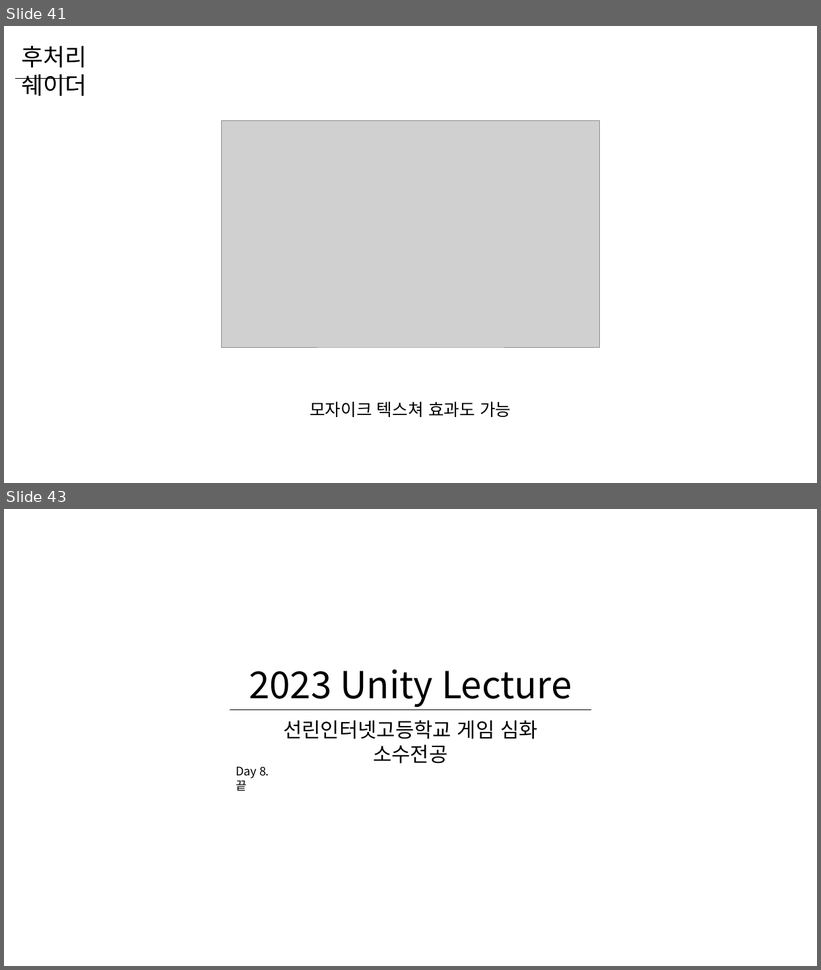
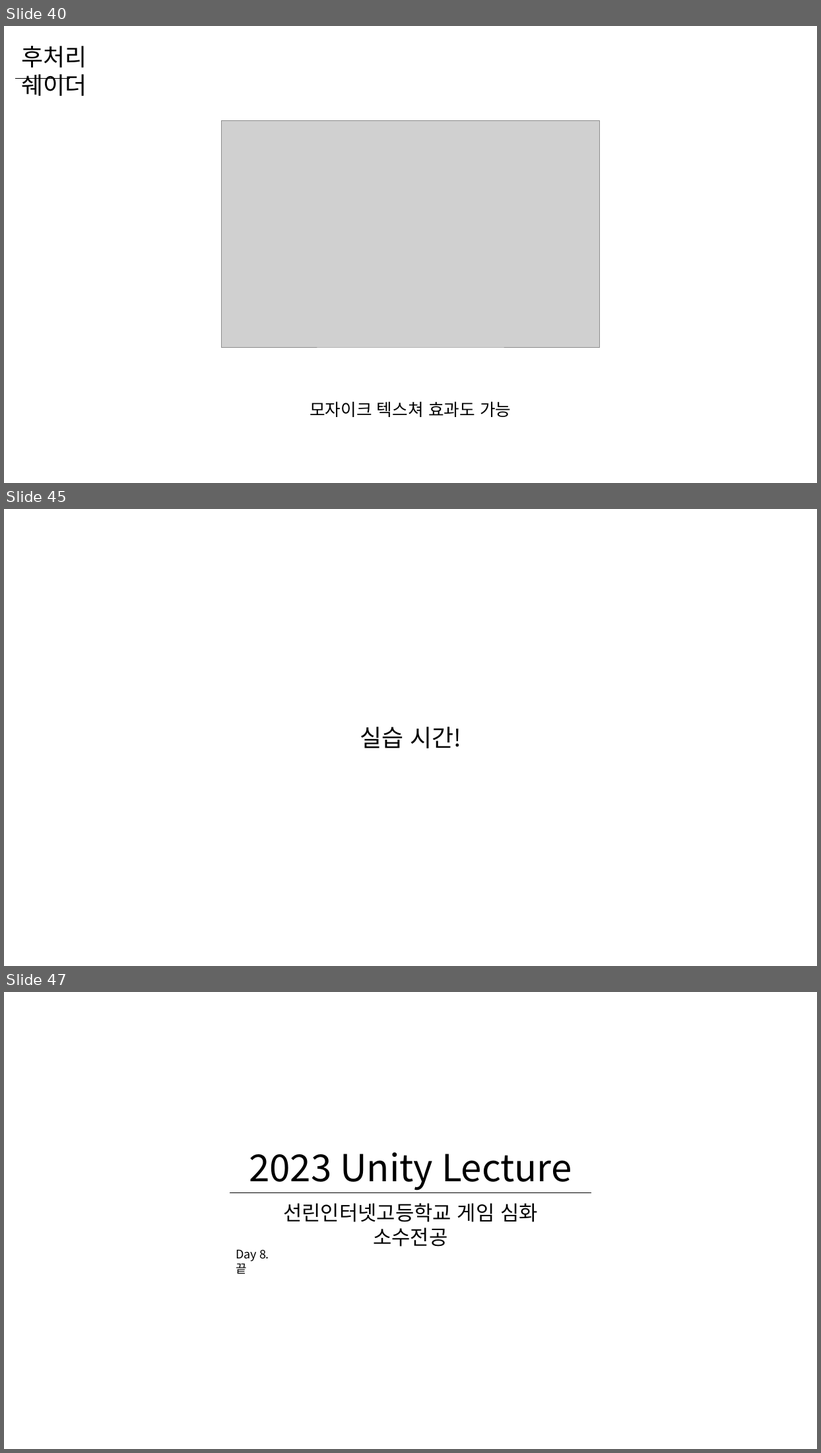
Before and after one commit to WooLyung/2023-Unity-Lecture, a slide deck: Day 8.pptx. Shown one above the other, each under a label of ours: slides 41 and 43 before the commit, slides 40, 45 and 47 after it; the slides between them are not shown. The pictures are 821x970 and 821x1453 pixels, drawn with LibreOffice and Linux fonts; fonts in the diff are those of the drawing; grey boxes stand for pictures. Boxes give left, top, right and bottom in pixels: in the first picture for what was removed or moved away, otherwise in the second. Text is boxed around its words. In the diff, an @@ line names an element or a change of style, - is before the commit and + after.

```diff
--- a/Day 8.pptx
+++ b/Day 8.pptx
@@ slide 45 added at (4, 509, 817, 966), background #FFFFFF @@
@@ text added at (360, 727, 461, 749), 28 pt, text #000000 @@
+실습 시간!
@@ what was slide 41 is now slide 40 @@
@@ what was slide 43 is now slide 47 @@
```
Also in this commit, not shown: 2 slides changed, 4 other slides added, 1 slide removed.
